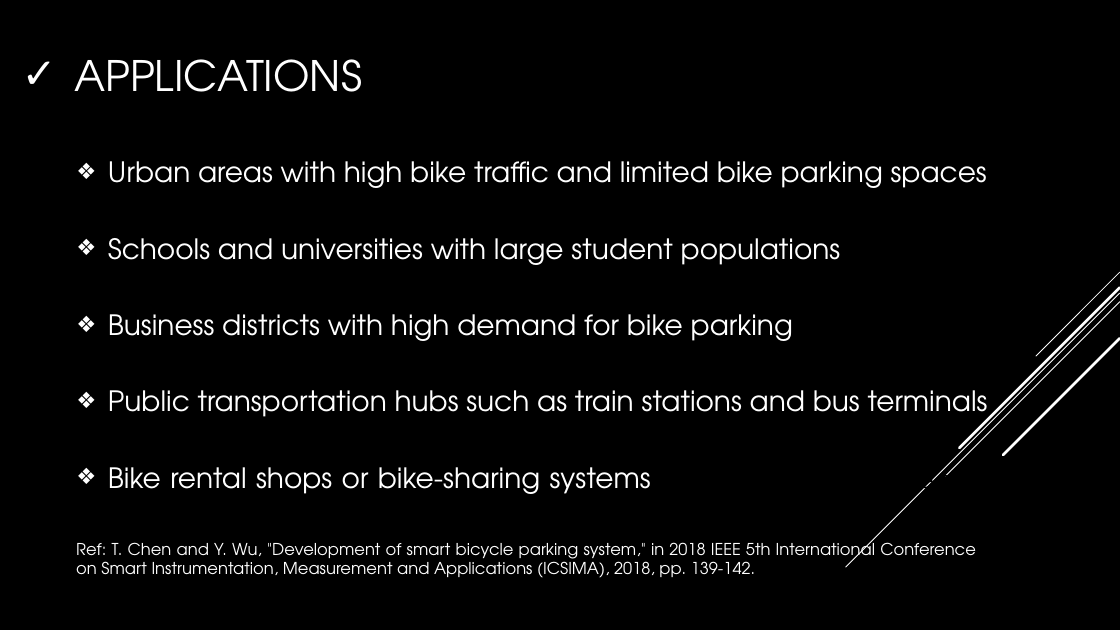
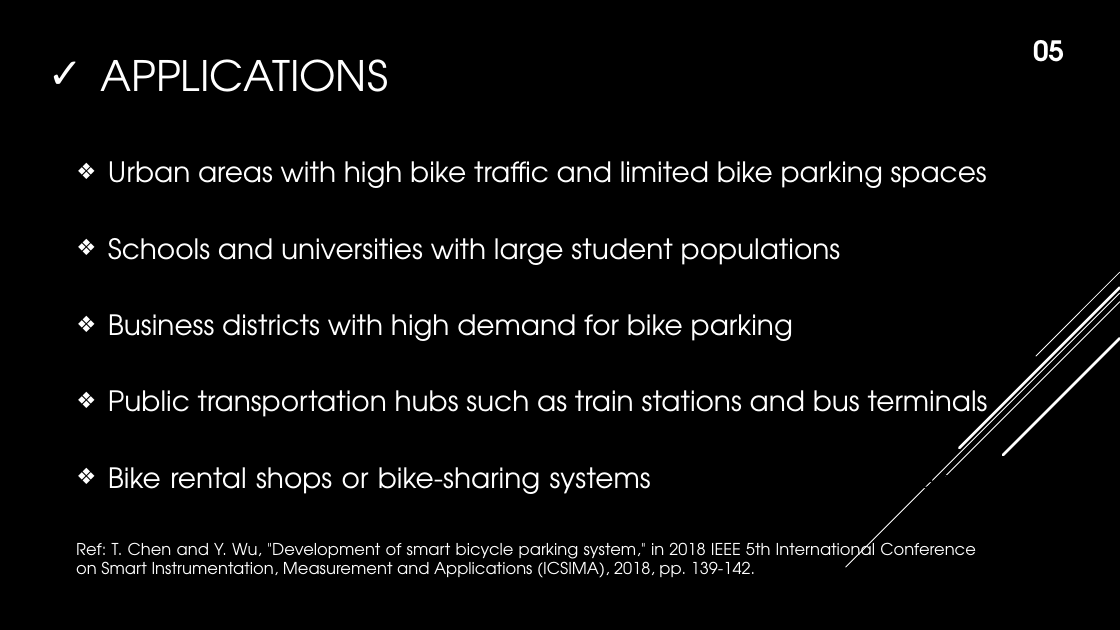
Before and after one commit to istyaque-ahammed/Technical-Writing-and-Presentation, a slide deck: slide 6 of Technical_Presentation.pptx. Drawn at 1120x630 pixels with LibreOffice and Linux fonts; fonts in the diff are those of the drawing. Boxes give left, top, right and bottom in pixels: in the first picture for what was removed or moved away, otherwise in the second. Text is boxed around its words. In the diff, an @@ line names an element or a change of style, - is before the commit and + after.

```diff
--- a/Technical_Presentation.pptx
+++ b/Technical_Presentation.pptx
@@ title "APPLICATIONS": place and size @@
-title "APPLICATIONS" at <box>74,59,362,92</box>
+title "APPLICATIONS" at <box>100,59,388,92</box>
@@ text added at <box>1033,40,1064,62</box>, 24 pt, text #FFFFFF, bold @@
+05
```
Also in this commit, not shown: 10 other slides changed.
